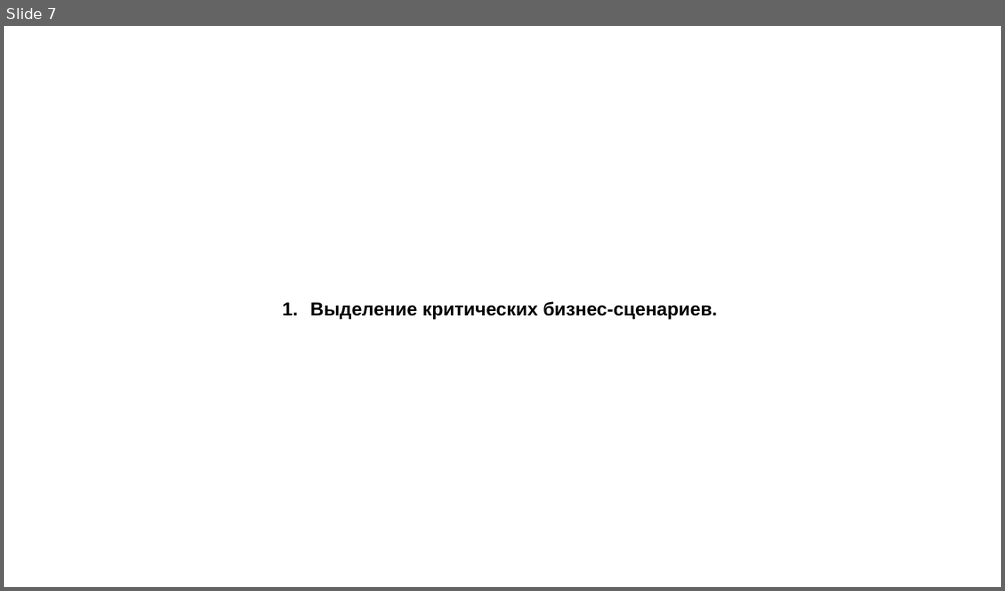
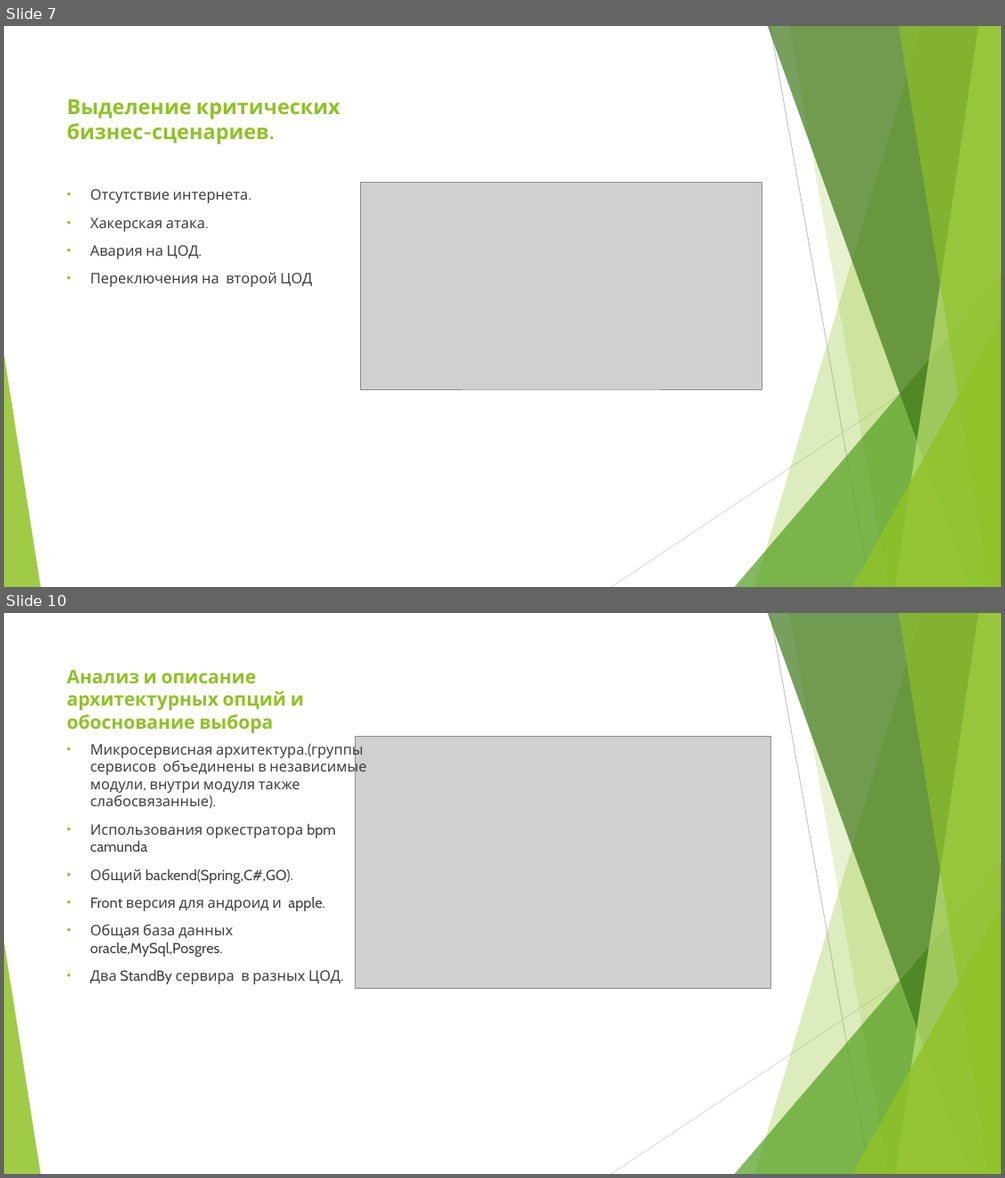
Before and after one commit to eafonasyev/diplom, a slide deck: diplom/diplom_prezentation.pptx. Shown one above the other, each under a label of ours: slide 7 before the commit, slides 7 and 10 after it; the slides between them are not shown. The pictures are 1005x591 and 1005x1178 pixels, drawn with LibreOffice and Linux fonts; fonts in the diff are those of the drawing; grey boxes stand for pictures. Boxes give left, top, right and bottom in pixels: in the first picture for what was removed or moved away, otherwise in the second. Text is boxed around its words. In the diff, an @@ line names an element or a change of style, - is before the commit and + after.

```diff
--- a/diplom/diplom_prezentation.pptx
+++ b/diplom/diplom_prezentation.pptx
@@ slide 10 added at box(4, 613, 1001, 1174), background #FFFFFF; not listed: 10 template elements that a slide beside it also shows @@
@@ title added at box(67, 670, 304, 733), 18 pt, text #90C226, bold @@
+Анализ и описание архитектурных опций и обоснование выбора
@@ text added at box(90, 741, 366, 984), 14 pt, text #404040 @@
+• Микросервисная архитектура.(группы сервисов объединены в независимые модули, внутри модуля также слабосвязанные).
+• Использования оркестратора bpm camunda
+• Общий backend(Spring,C#,GO).
+• Front версия для андроид и apple.
+• Общая база данных oracle,MySql,Posgres.
+• Два StandBy сервира в разных ЦОД.
@@ picture added at box(356, 737, 770, 989) @@
@@ slide 7 changed as well @@
@@ title "Выделение критических бизнес-сценариев.": place and size @@
-title "Выделение критических бизнес-сценариев." at box(310, 301, 718, 319)
+title "Выделение критических бизнес-сценариев." at box(67, 99, 340, 144)
@@ title "Выделение критических бизнес-сценариев." at box(67, 99, 340, 144): size 18 to 20 pt, font Arial to Cabin, text colour #000000 to #90C226; bullet 1. to none; line spacing 1.15 to 1; vertical alignment top to bottom @@
@@ picture added at box(361, 183, 762, 389) @@
@@ text added at box(90, 189, 312, 287), 14 pt, text #404040 @@
+• Отсутствие интернета.
+• Хакерская атака.
+• Авария на ЦОД.
+• Переключения на второй ЦОД
@@ group added at box(4, 26, 1001, 587): 5 freeform shapes, 3 triangles, 2 lines @@
```
Also in this commit, not shown: 2 other slides changed, 11 other slides added, 14 slides removed, 1 other file.
